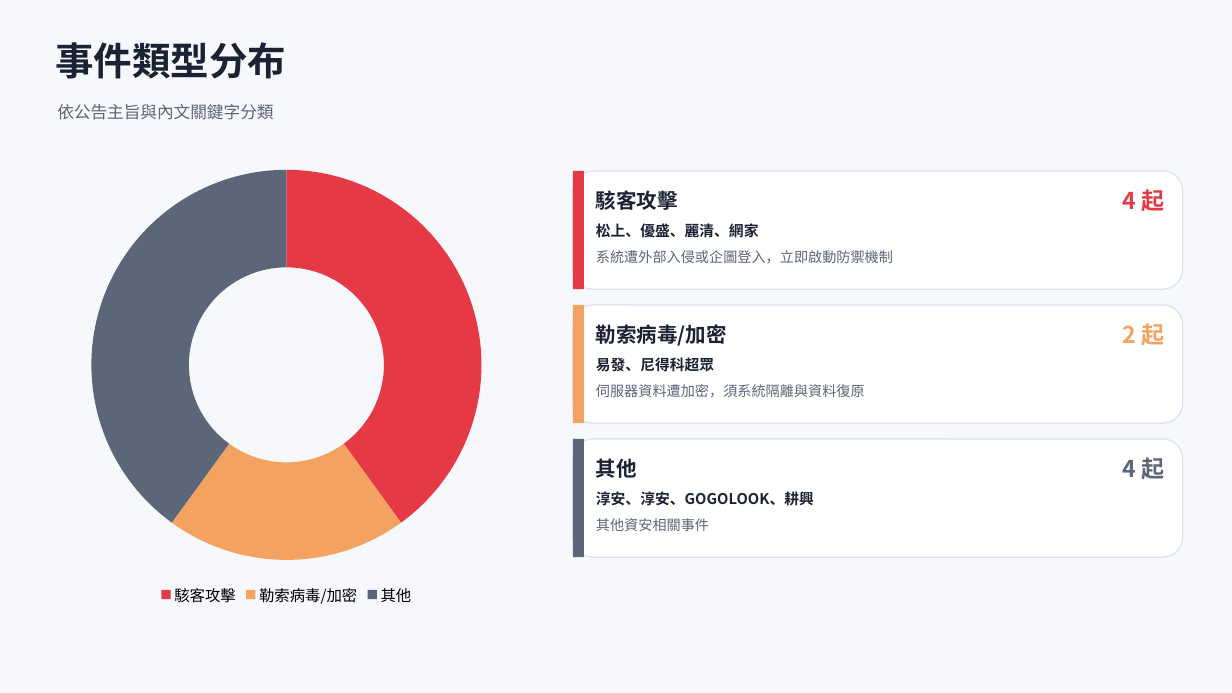
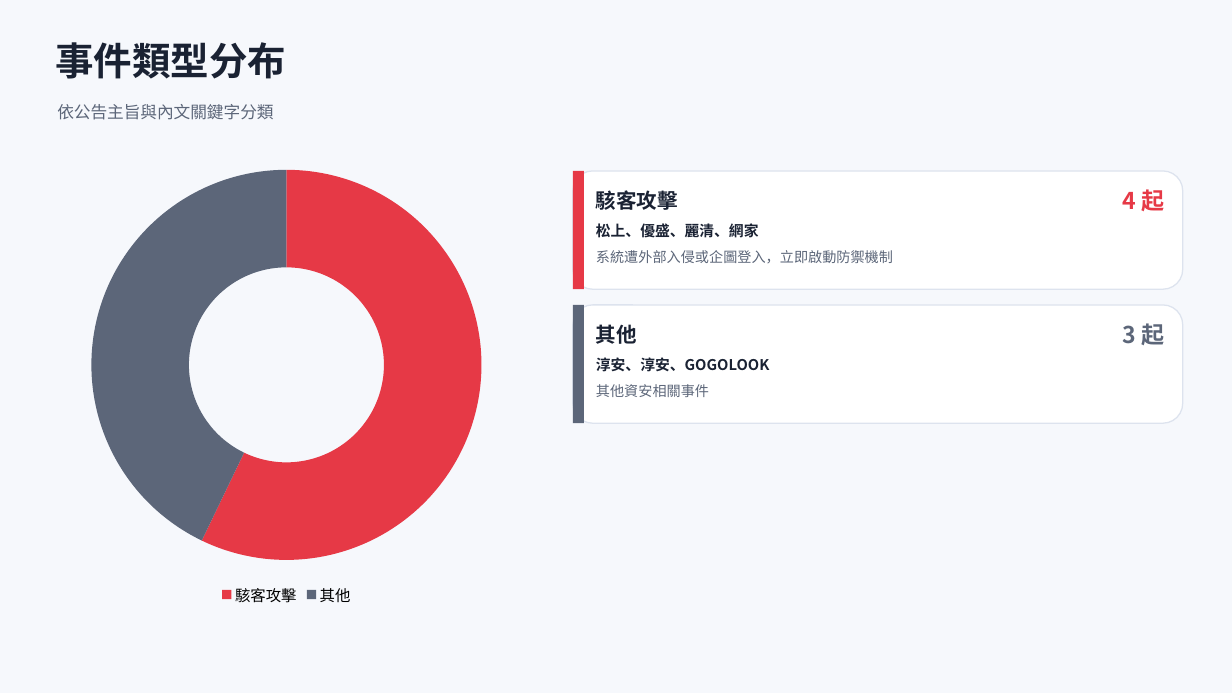
Before and after one commit to Johnnylin77/mops-isec-monitor, a slide deck: slide 3 of 資安事件因應分析.pptx. Drawn at 1232x693 pixels with LibreOffice and Linux fonts; fonts in the diff are those of the drawing. Boxes give left, top, right and bottom in pixels: in the first picture for what was removed or moved away, otherwise in the second. Text is boxed around its words. In the diff, an @@ line names an element or a change of style, - is before the commit and + after.

```diff
--- a/資安事件因應分析.pptx
+++ b/資安事件因應分析.pptx
@@ doughnut chart at (46,157,527,610) @@
-categories: 駭客攻擊, 勒索病毒/加密, 其他
+categories: 駭客攻擊, 其他
-Series 1: 40, 20, 40
+Series 1: 57, 43
@@ rectangle at (573,305,584,423): fill #F4A261 to #5C6679 @@
@@ text at (596,324,637,344): text changed @@
-勒索病毒/加密
+其他
@@ text at (1122,323,1164,345): text changed; text colour #F4A261 to #5C6679 @@
-2 起
+3 起
@@ text at (596,357,770,372): text changed @@
-易發、尼得科超眾
+淳安、淳安、GOGOLOOK
@@ text at (596,384,709,397): text changed @@
-伺服器資料遭加密，須系統隔離與資料復原
+其他資安相關事件
@@ rounded rectangle removed at (573,439,1183,557) @@
@@ rectangle removed at (573,439,584,557) @@
@@ text removed at (596,458,637,478) @@
-其他
@@ text removed at (1122,457,1164,479) @@
-4 起
@@ text removed at (596,491,814,506) @@
-淳安、淳安、GOGOLOOK、耕興
@@ text removed at (596,518,709,531) @@
-其他資安相關事件
```
Also in this commit, not shown: 4 other slides changed, 1 slide removed, 2 other files.
